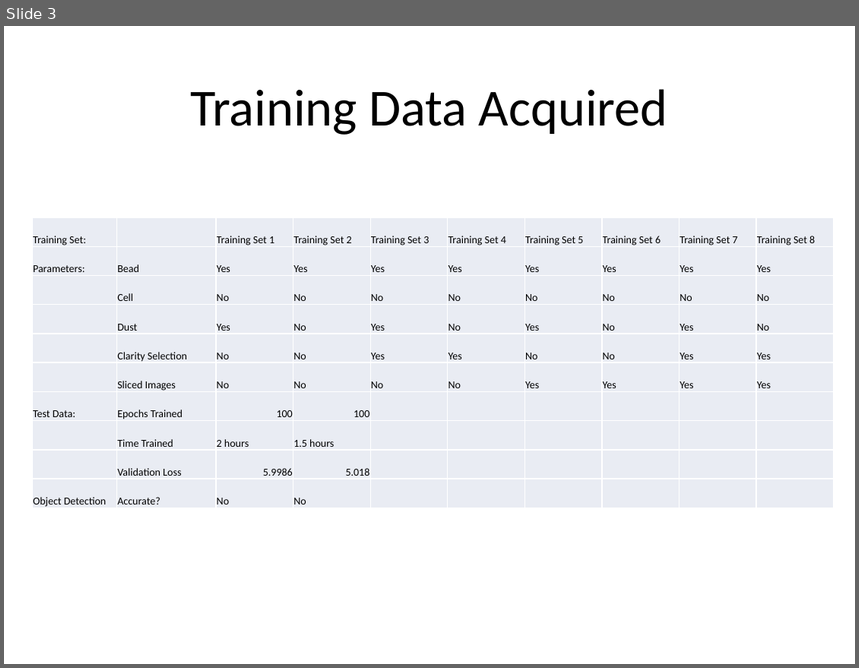
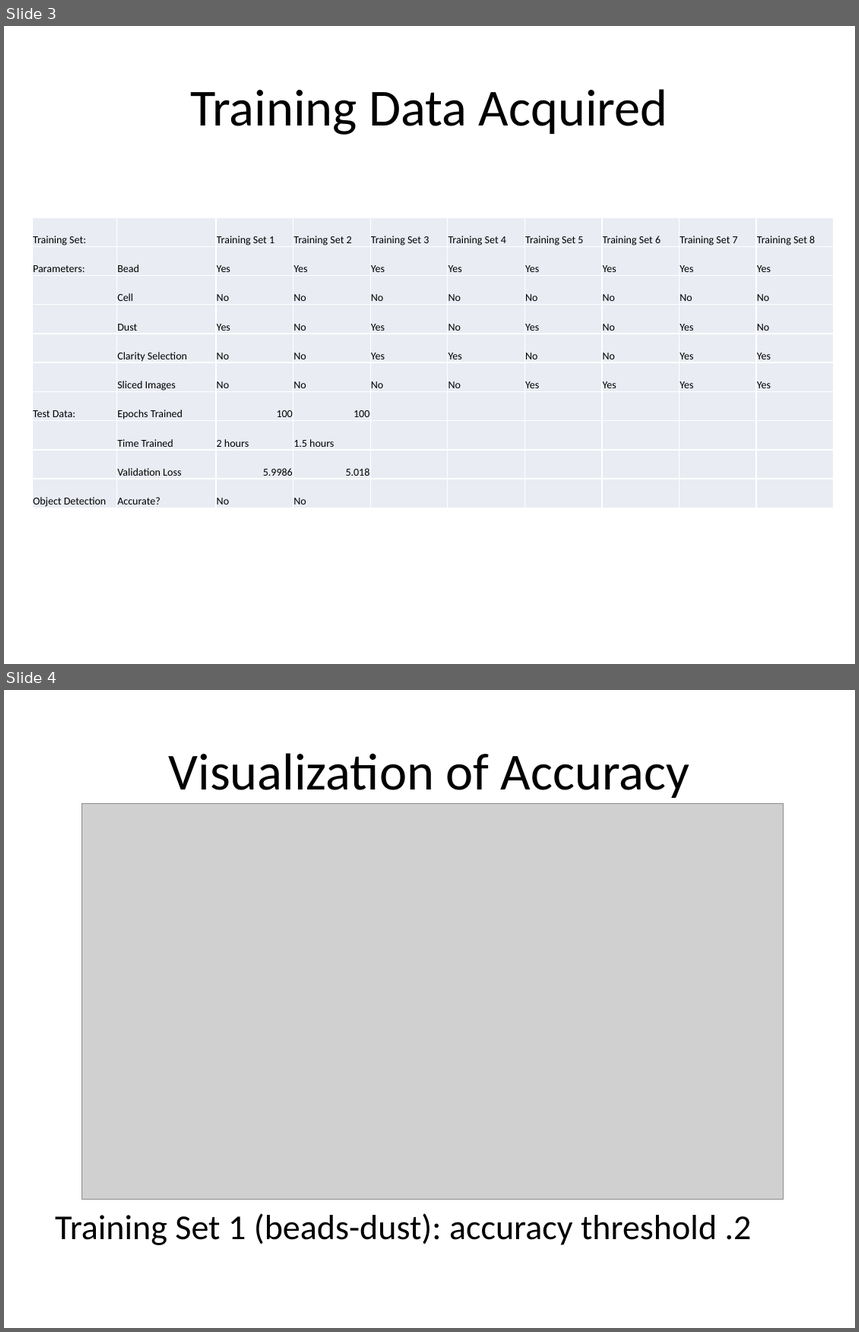
Before and after one commit to jonthanxiong/Lenseless-Plate-Reader, a slide deck: LED Images Data/Data on Training Set 1 and 2.pptx. Shown one above the other, each under a label of ours: slide 3 before the commit, slides 3 and 4 after it. The pictures are 859x668 and 859x1332 pixels, drawn with LibreOffice and Linux fonts; fonts in the diff are those of the drawing; grey boxes stand for pictures. Boxes give left, top, right and bottom in pixels: in the first picture for what was removed or moved away, otherwise in the second. Text is boxed around its words. In the diff, an @@ line names an element or a change of style, - is before the commit and + after.

```diff
--- a/LED Images Data/Data on Training Set 1 and 2.pptx
+++ b/LED Images Data/Data on Training Set 1 and 2.pptx
@@ slide 4 added at [4,690,855,1328], background #FFFFFF @@
@@ title added at [169,753,690,798], 44 pt, text #000000 @@
+Visualization of Accuracy
@@ picture added at [82,803,784,1199] @@
@@ text added at [55,1214,752,1246], 29.6 pt, text #000000 @@
+Training Set 1 (beads-dust): accuracy threshold .2
```
Also in this commit, not shown: 4 other slides added, 1 slide removed, 1 other file.
